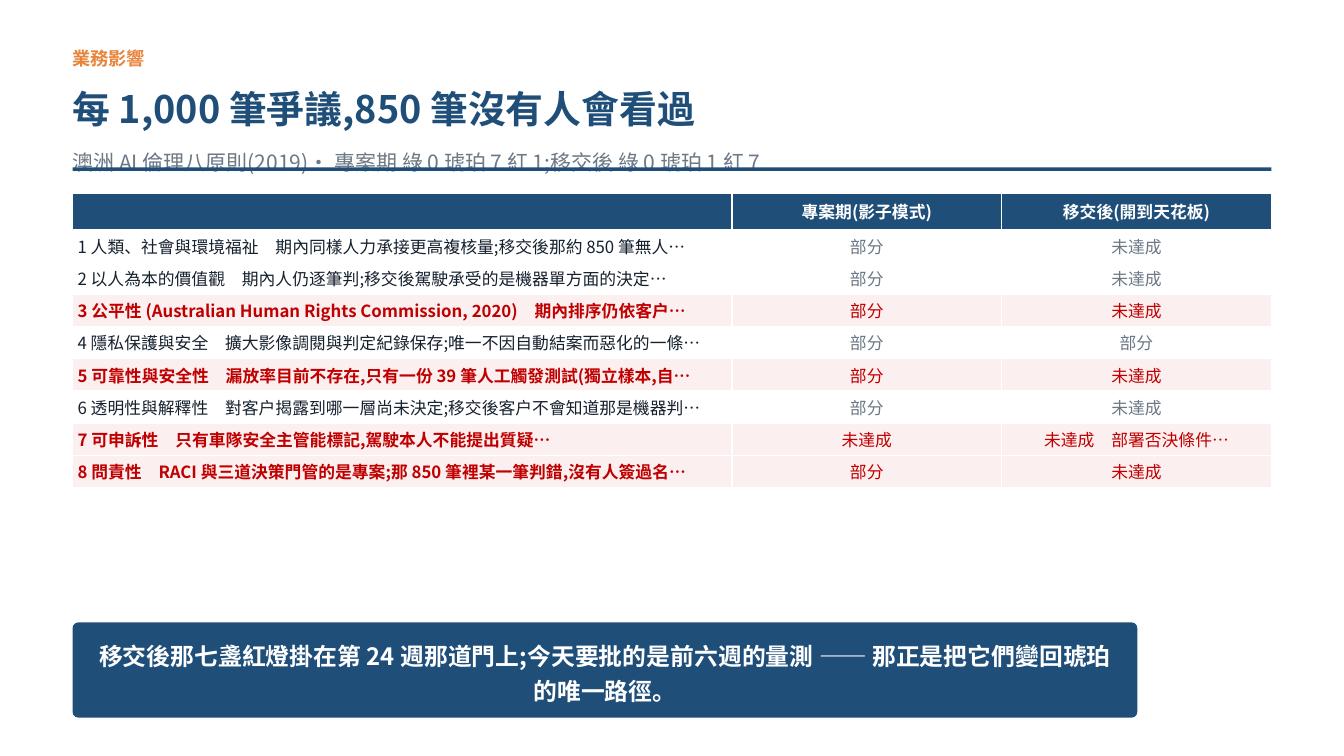
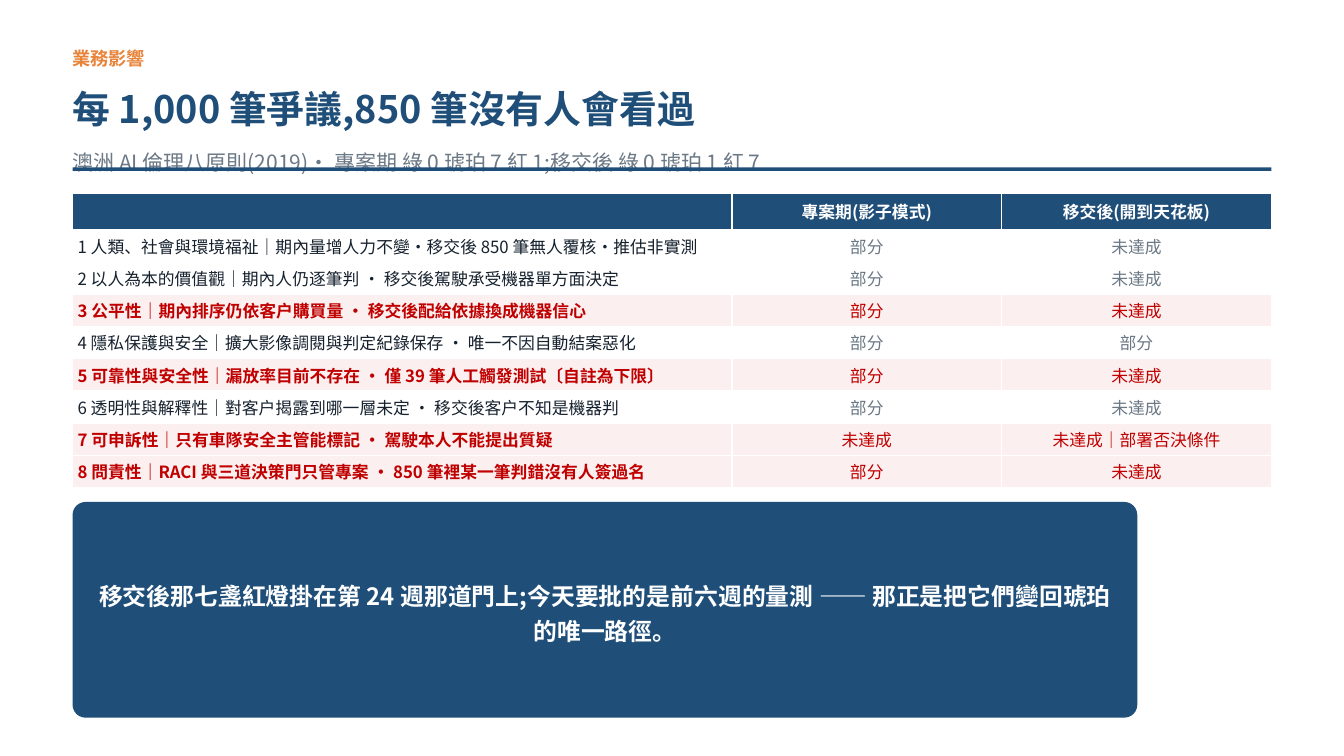
Before and after one commit to pokai-huang0828/UTS_workspace, a slide deck: slide 8 of Artificial Intelligence for Enterprises/Assessment3/Huang_26254793_421104_Assessment 3.pptx. Drawn at 1344x756 pixels with LibreOffice and Linux fonts; fonts in the diff are those of the drawing. Boxes give left, top, right and bottom in pixels: in the first picture for what was removed or moved away, otherwise in the second. Text is boxed around its words. In the diff, an @@ line names an element or a change of style, - is before the commit and + after.

```diff
--- a/Artificial Intelligence for Enterprises/Assessment3/Huang_26254793_421104_Assessment 3.pptx
+++ b/Artificial Intelligence for Enterprises/Assessment3/Huang_26254793_421104_Assessment 3.pptx
@@ table at (x1=73, y1=194, x2=1272, y2=488) @@
-row 2, column 1: 1 人類、社會與環境福祉 期內同樣人力承接更高複核量;移交後那約 850 筆無人…
+row 2, column 1: 1 人類、社會與環境福祉｜期內量增人力不變·移交後 850 筆無人覆核·推估非實測
-row 3, column 1: 2 以人為本的價值觀 期內人仍逐筆判;移交後駕駛承受的是機器單方面的決定…
+row 3, column 1: 2 以人為本的價值觀｜期內人仍逐筆判 · 移交後駕駛承受機器單方面決定
-row 4, column 1: 3 公平性 (Australian Human Rights Commission, 2020) 期內排序仍依客戶…
+row 4, column 1: 3 公平性｜期內排序仍依客戶購買量 · 移交後配給依據換成機器信心
-row 5, column 1: 4 隱私保護與安全 擴大影像調閱與判定紀錄保存;唯一不因自動結案而惡化的一條…
+row 5, column 1: 4 隱私保護與安全｜擴大影像調閱與判定紀錄保存 · 唯一不因自動結案惡化
-row 6, column 1: 5 可靠性與安全性 漏放率目前不存在,只有一份 39 筆人工觸發測試(獨立樣本,自…
+row 6, column 1: 5 可靠性與安全性｜漏放率目前不存在 · 僅 39 筆人工觸發測試〔自註為下限〕
-row 7, column 1: 6 透明性與解釋性 對客戶揭露到哪一層尚未決定;移交後客戶不會知道那是機器判…
+row 7, column 1: 6 透明性與解釋性｜對客戶揭露到哪一層未定 · 移交後客戶不知是機器判
-row 8, column 1: 7 可申訴性 只有車隊安全主管能標記,駕駛本人不能提出質疑…
+row 8, column 1: 7 可申訴性｜只有車隊安全主管能標記 · 駕駛本人不能提出質疑
-row 8, column 3: 未達成 部署否決條件…
+row 8, column 3: 未達成｜部署否決條件
-row 9, column 1: 8 問責性 RACI 與三道決策門管的是專案;那 850 筆裡某一筆判錯,沒有人簽過名…
+row 9, column 1: 8 問責性｜RACI 與三道決策門只管專案 · 850 筆裡某一筆判錯沒有人簽過名
@@ rounded rectangle resized from (x1=73, y1=622, x2=1137, y2=718) to (x1=73, y1=502, x2=1137, y2=718) @@
@@ text "移交後那七盞紅燈掛在第 24 週那道門上;今天要批的是前六週的量測 —— 那正是把它們變回琥珀的唯一路徑。" moved from (x1=99, y1=644, x2=1111, y2=702) to (x1=99, y1=584, x2=1110, y2=642) @@
```
Also in this commit, not shown: 8 other slides changed, 4 other files.
